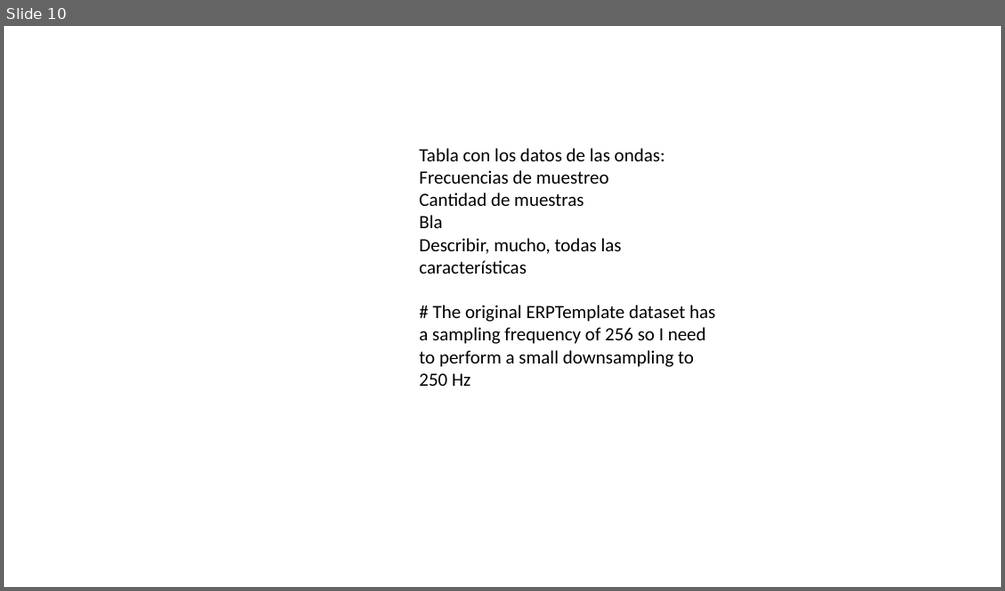
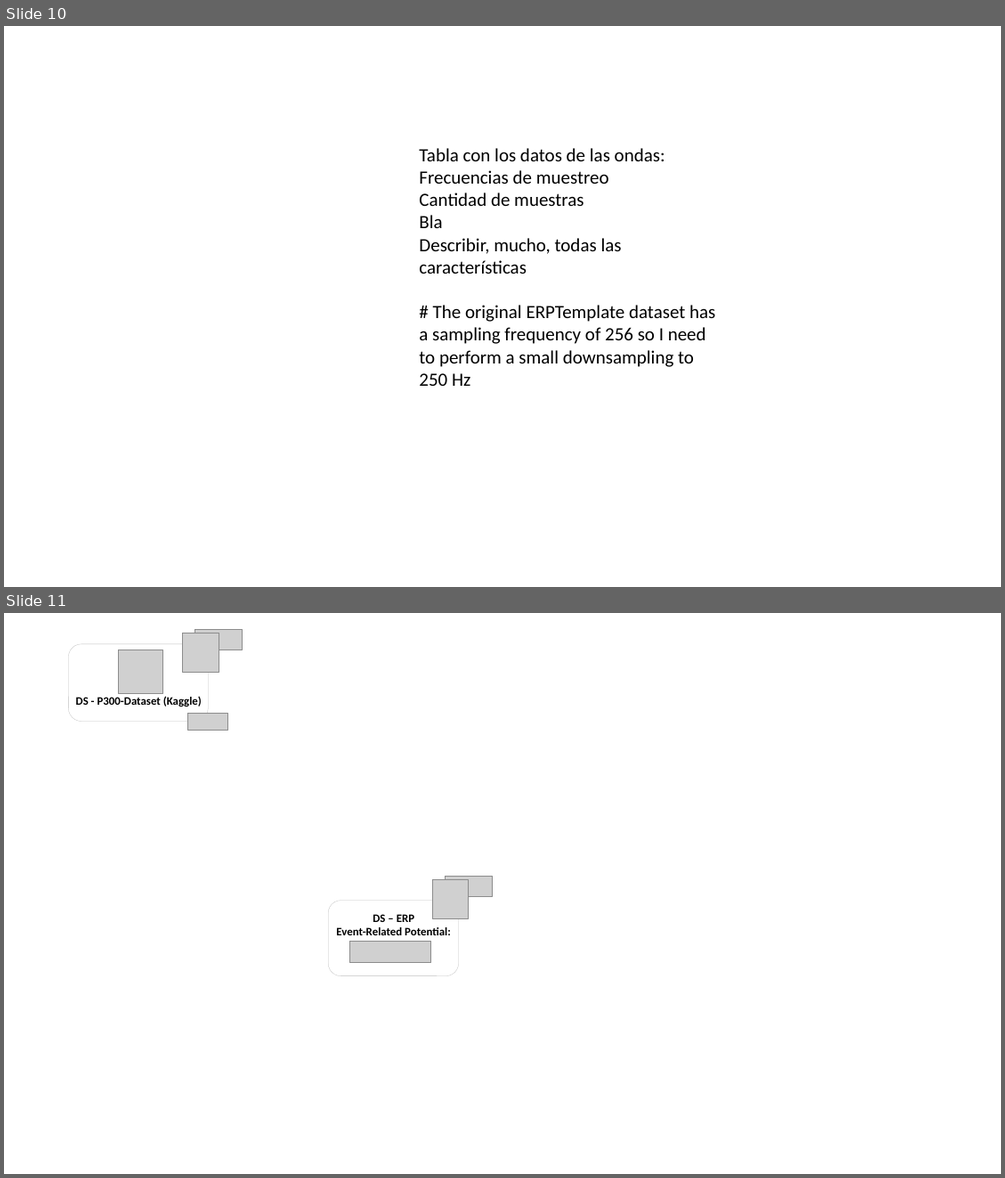
Before and after one commit to alexchavez1980/repo_tesis, a slide deck: a_documents/TFI.pptx. Shown one above the other, each under a label of ours: slide 10 before the commit, slides 10 and 11 after it. The pictures are 1005x591 and 1005x1178 pixels, drawn with LibreOffice and Linux fonts; fonts in the diff are those of the drawing; grey boxes stand for pictures. Boxes give left, top, right and bottom in pixels: in the first picture for what was removed or moved away, otherwise in the second. Text is boxed around its words. In the diff, an @@ line names an element or a change of style, - is before the commit and + after.

```diff
--- a/a_documents/TFI.pptx
+++ b/a_documents/TFI.pptx
@@ slide 11 added at (x1=4, y1=613, x2=1001, y2=1174), background #FFFFFF @@
@@ picture added at (x1=183, y1=633, x2=218, y2=672) @@
@@ picture added at (x1=195, y1=629, x2=243, y2=649) @@
@@ rounded rectangle added at (x1=68, y1=644, x2=208, y2=722), outline #BFBFBF 0.25 pt @@
@@ picture added at (x1=119, y1=649, x2=162, y2=694) @@
@@ text added at (x1=76, y1=696, x2=202, y2=706), 11 pt, text #000000, bold @@
+DS - P300-Dataset (Kaggle)
@@ picture added at (x1=188, y1=714, x2=228, y2=730) @@
@@ picture added at (x1=445, y1=876, x2=493, y2=896) @@
@@ rounded rectangle added at (x1=329, y1=900, x2=459, y2=976), outline #BFBFBF 0.25 pt @@
@@ picture added at (x1=432, y1=880, x2=469, y2=919) @@
@@ text added at (x1=336, y1=914, x2=451, y2=935), 11 pt, text #000000, bold @@
+DS – ERP
+Event-Related Potential:
@@ picture added at (x1=349, y1=941, x2=431, y2=962) @@
```
Also in this commit, not shown: 3 slides changed, 3 other files.
